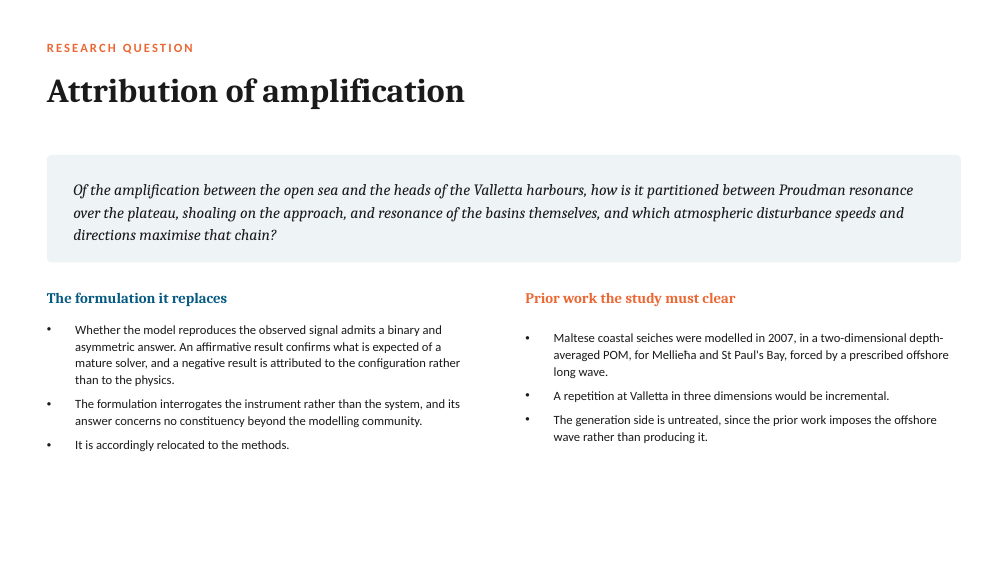
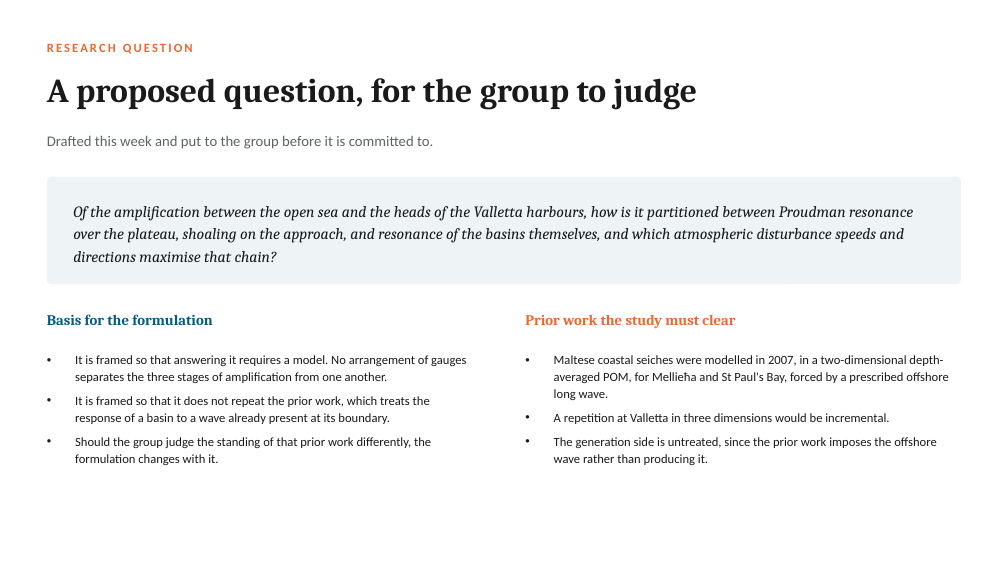
Before and after one commit to cicero-martins/MaltaDT, a slide deck: slide 8 of docs/valletta_model_concept_2026-09-25.pptx. Drawn at 1008x567 pixels with LibreOffice and Linux fonts; fonts in the diff are those of the drawing. Boxes give left, top, right and bottom in pixels: in the first picture for what was removed or moved away, otherwise in the second. Text is boxed around its words. In the diff, an @@ line names an element or a change of style, - is before the commit and + after.

```diff
--- a/docs/valletta_model_concept_2026-09-25.pptx
+++ b/docs/valletta_model_concept_2026-09-25.pptx
@@ text at (47, 78, 698, 110): text changed @@
-Attribution of amplification
+A proposed question, for the group to judge
@@ text added at (47, 136, 433, 149), 14 pt, text #5F6368 @@
+Drafted this week and put to the group before it is committed to.
@@ 3 texts, 1 rounded rectangle: place and size @@
-3 texts, 1 rounded rectangle at (47, 155, 961, 443)
+3 texts, 1 rounded rectangle at (47, 177, 961, 465)
@@ text at (47, 314, 212, 325): text changed @@
-The formulation it replaces
+Basis for the formulation
@@ text removed at (75, 325, 460, 451) @@
-• Whether the model reproduces the observed signal admits a binary and asymmetric answer. An affirmative result confirms what is expected of a mature solver, and a negative result is attributed to the configuration rather than to the physics.
-• The formulation interrogates the instrument rather than the system, and its answer concerns no constituency beyond the modelling community.
-• It is accordingly relocated to the methods.
@@ text added at (75, 355, 466, 465), 12 pt, text #1A1A1A @@
+• It is framed so that answering it requires a model. No arrangement of gauges separates the three stages of amplification from one another.
+• It is framed so that it does not repeat the prior work, which treats the response of a basin to a wave already present at its boundary.
+• Should the group judge the standing of that prior work differently, the formulation changes with it.
```
Also in this commit, not shown: 1 other slide changed, 1 other file.
